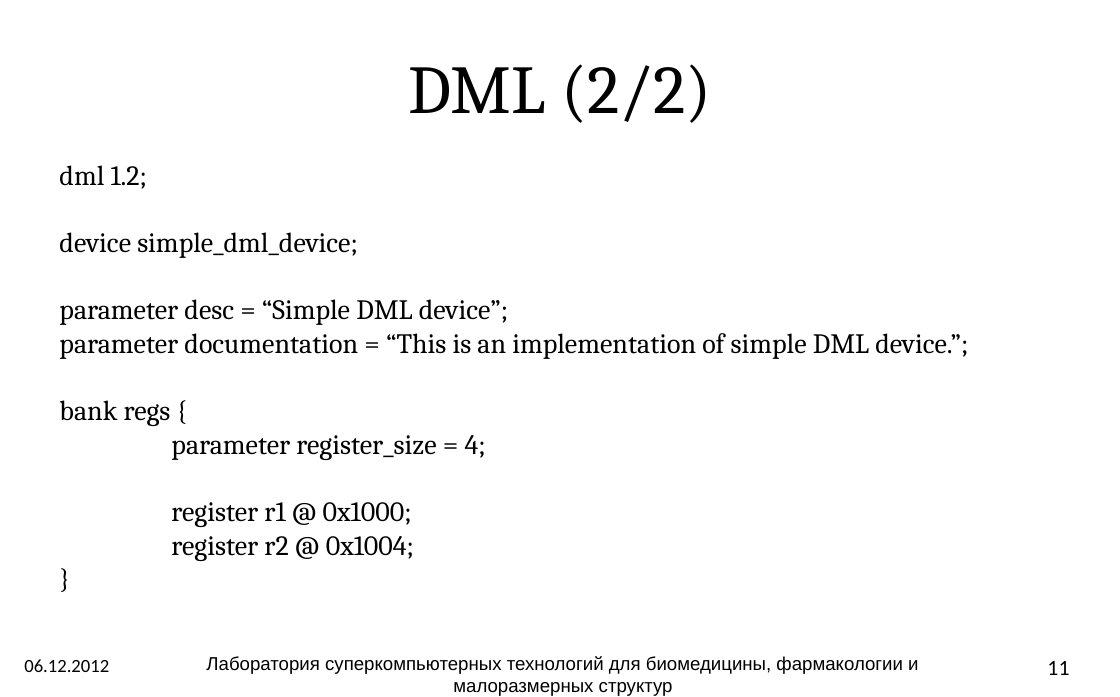
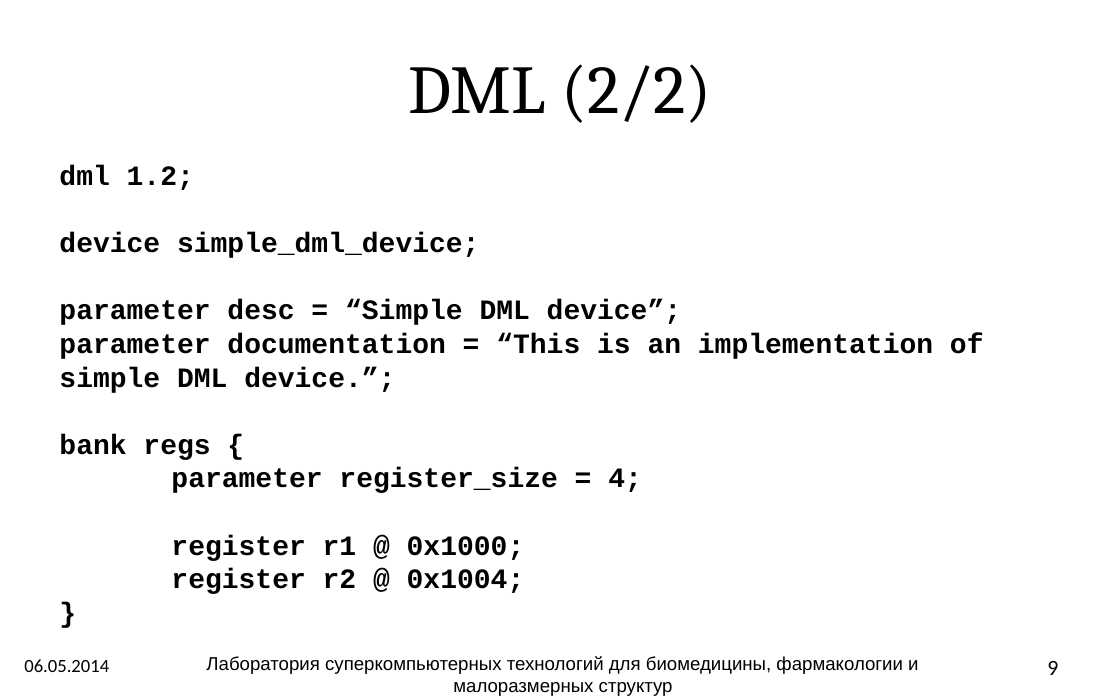
Before and after one commit to atakua/simlectures-archive, a slide deck: slide 9 of lecture12-languages/lecture12-languages.pptx (slide 11 before the commit). Drawn at 1120x697 pixels with LibreOffice and Linux fonts; fonts in the diff are those of the drawing; background and template pictures are left out. Boxes give left, top, right and bottom in pixels: in the first picture for what was removed or moved away, otherwise in the second. Text is boxed around its words. In the diff, an @@ line names an element or a change of style, - is before the commit and + after.

```diff
--- a/lecture12-languages/lecture12-languages.pptx
+++ b/lecture12-languages/lecture12-languages.pptx
@@ rectangle "dml 1.2;": place and size @@
-rectangle "dml 1.2;" at (48, 151, 1071, 604)
+rectangle "dml 1.2;" at (48, 151, 1071, 637)
@@ rectangle "dml 1.2;" at (48, 151, 1071, 637): font Cambria to Courier New, bold on @@
@@ text at (24, 659, 109, 672): text changed @@
-06.12.2012
+06.05.2014
@@ page number at (1047, 661, 1058, 675): text changed @@
-11
+9
```
Also in this commit, not shown: 18 other slides changed, 1 slide removed, 1 other file.
